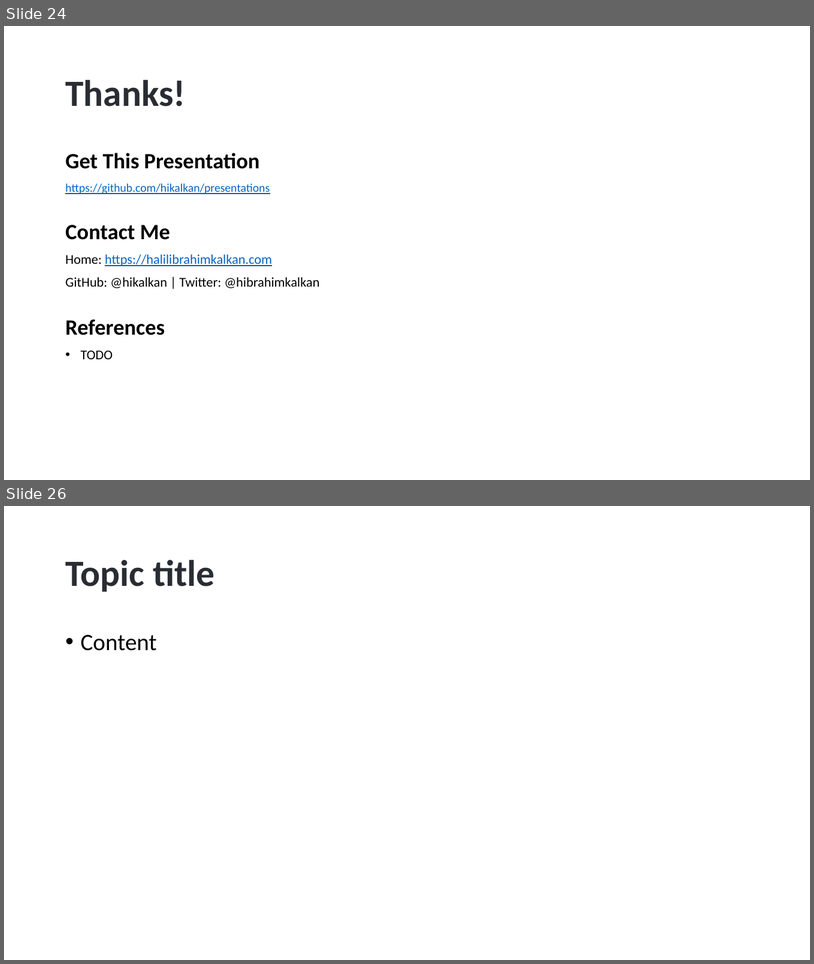
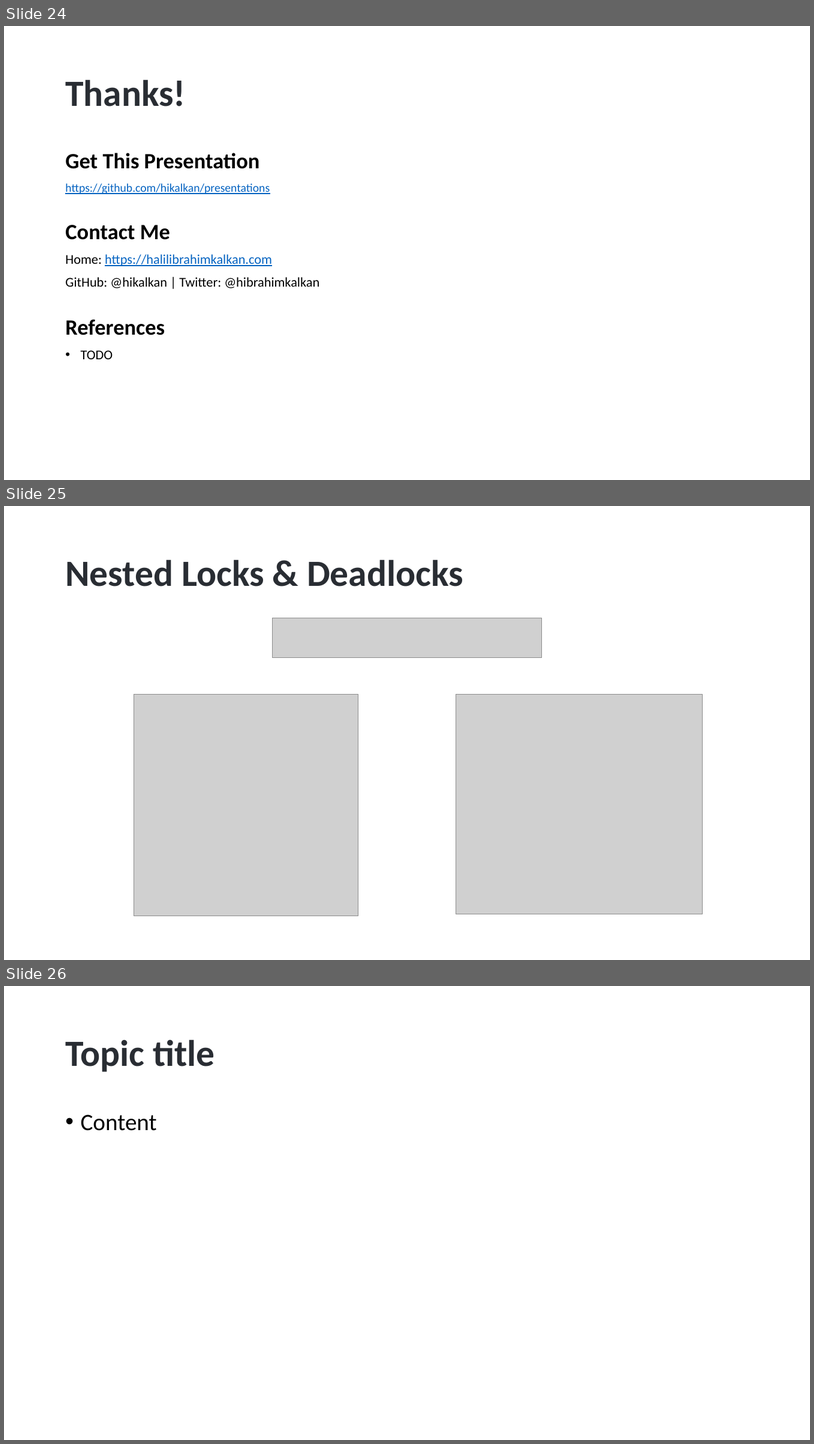
Before and after one commit to hikalkan/presentations, a slide deck: 2023-06-01 Dealing with Concurrency - Multi-Threading in Dotnet/Dotnet-Multi-Threading.pptx. Shown one above the other, each under a label of ours: slides 24 and 26 before the commit, slides 24, 25 and 26 after it; the slides between them are not shown. The pictures are 814x964 and 814x1444 pixels, drawn with LibreOffice and Linux fonts; fonts in the diff are those of the drawing; grey boxes stand for pictures; background and template pictures are left out. Boxes give left, top, right and bottom in pixels: in the first picture for what was removed or moved away, otherwise in the second. Text is boxed around its words. In the diff, an @@ line names an element or a change of style, - is before the commit and + after.

Commit message:
DeadlockDemo

```diff
--- a/2023-06-01 Dealing with Concurrency - Multi-Threading in Dotnet/Dotnet-Multi-Threading.pptx
+++ b/2023-06-01 Dealing with Concurrency - Multi-Threading in Dotnet/Dotnet-Multi-Threading.pptx
@@ slide 25 added at bbox=[4, 506, 810, 960], background picture (left out) @@
@@ title added at bbox=[65, 559, 464, 586], 44 pt, text #292D33, bold @@
+Nested Locks & Deadlocks
@@ picture added at bbox=[273, 618, 542, 658] @@
@@ picture added at bbox=[134, 694, 359, 916] @@
@@ picture added at bbox=[456, 694, 703, 913] @@
```
Also in this commit, not shown: 1 slide removed, 1 other file.
